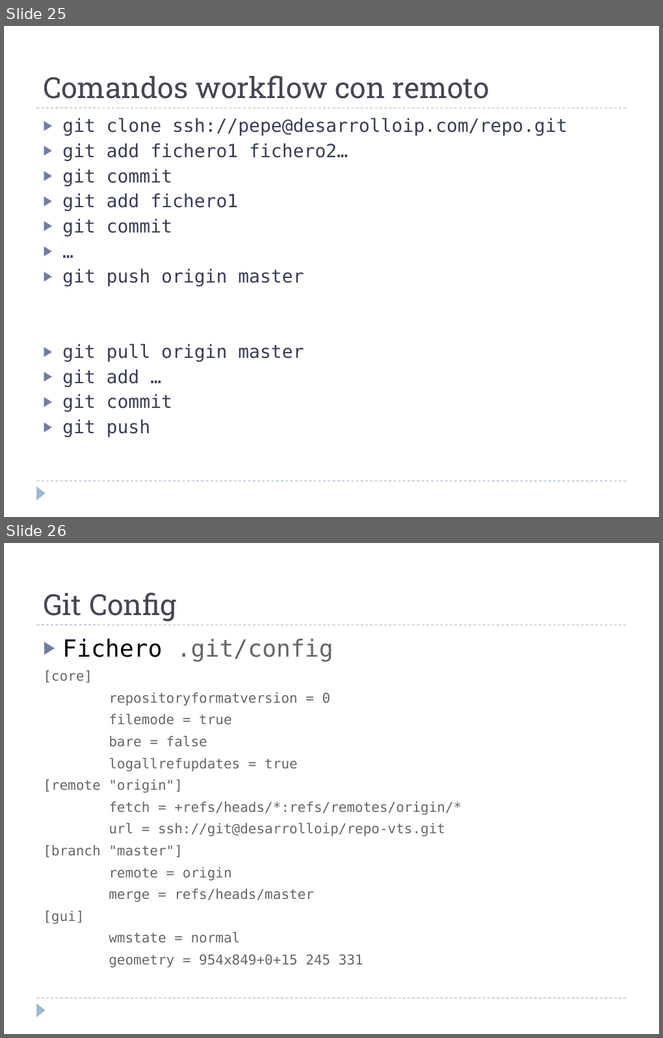
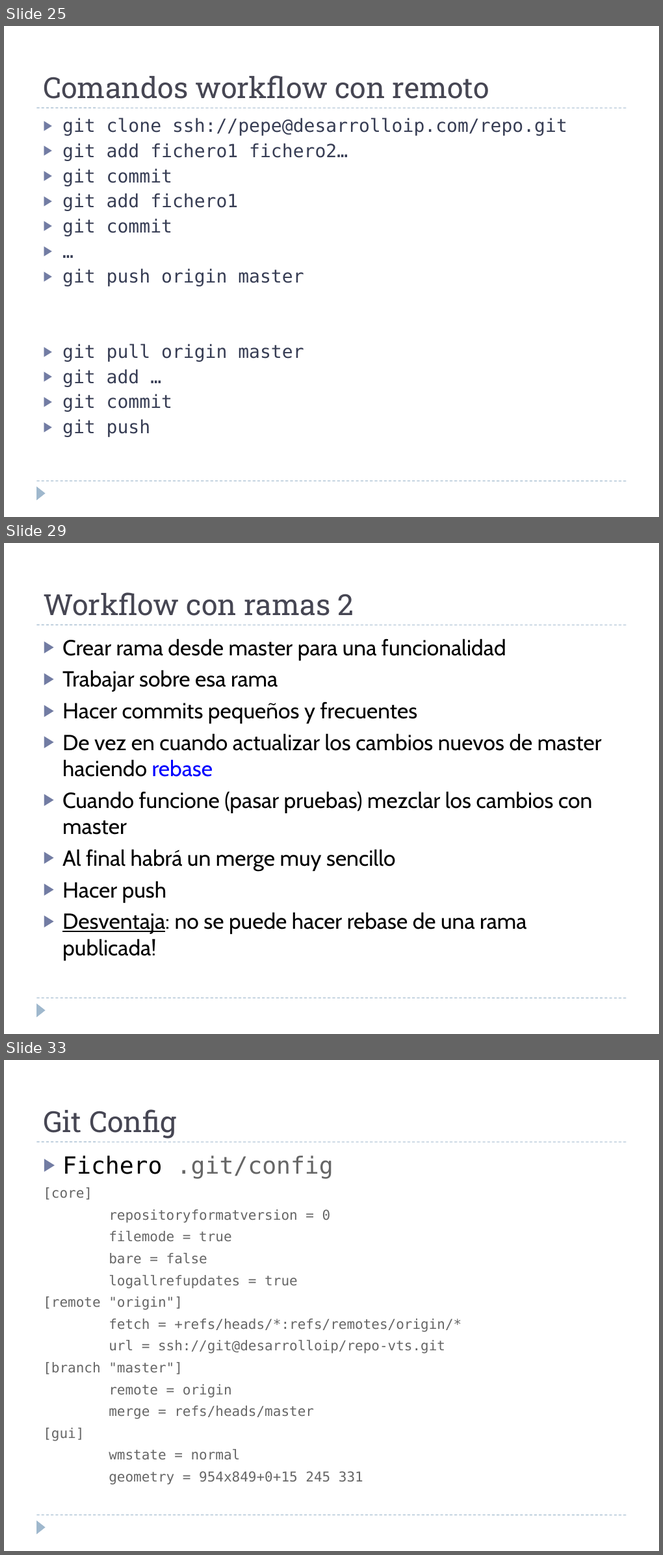
Before and after one commit to martina-if/curso_git, a slide deck: GIT.ppt. Shown one above the other, each under a label of ours: slides 25 and 26 before the commit, slides 25, 29 and 33 after it; the slides between them are not shown. The pictures are 663x1038 and 663x1555 pixels, drawn with LibreOffice and Linux fonts; fonts in the diff are those of the drawing. Boxes give left, top, right and bottom in pixels: in the first picture for what was removed or moved away, otherwise in the second. Text is boxed around its words. In the diff, an @@ line names an element or a change of style, - is before the commit and + after.

```diff
--- a/GIT.ppt
+++ b/GIT.ppt
@@ slide 29 added at (x1=4, y1=543, x2=659, y2=1034), background #FFFFFF; not listed: 3 template elements that a slide beside it also shows @@
@@ text added at (x1=43, y1=592, x2=354, y2=616), 32 pt, text #464653 @@
+Workflow con ramas 2
@@ text added at (x1=62, y1=639, x2=602, y2=961), 24 pt, text #000000 @@
+▶ Crear rama desde master para una funcionalidad
+▶ Trabajar sobre esa rama
+▶ Hacer commits pequeños y frecuentes
+▶ De vez en cuando actualizar los cambios nuevos de master haciendo rebase
+▶ Cuando funcione (pasar pruebas) mezclar los cambios con master
+▶ Al final habrá un merge muy sencillo
+▶ Hacer push
+▶ Desventaja: no se puede hacer rebase de una rama publicada!
@@ what was slide 26 is now slide 33 @@
```
Also in this commit, not shown: 4 slides changed, 6 other slides added.
